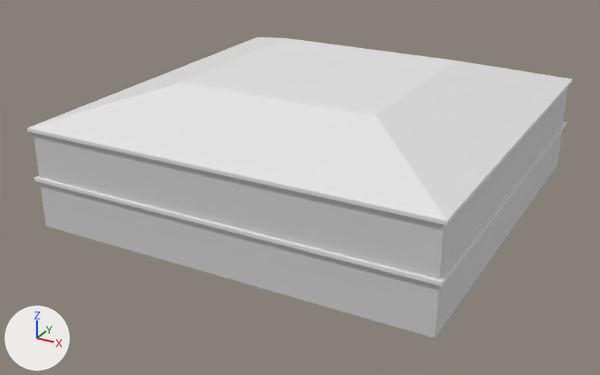
Before and after pictures for a commit that changed the FBX model src/Game/Arrow/ArrowContent/Models/Town/immeuble4.fbx.
The view is the same before and after, from a camera (50 mm lens) standing at (1.705, -1.558, 1.081) and looking at (0.569, 0.507, 0.049). Arrows for +X, +Y and +Z are at lower left; the lights stay in place. Where no turn or scale is listed for an object, it has been applied to the vertices.
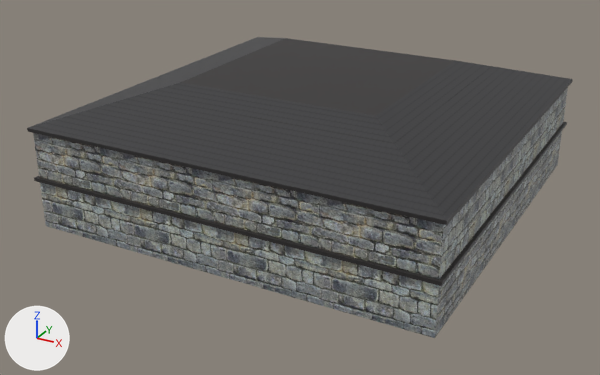
Changed parts and their boxes [x1, y1, x2, y2] in the pictures (600 x 375 px):
'Cube_002', recoloured (white to grey)
    both: [27, 37, 573, 286]
'Cube_001', recoloured, surface changed
    both: [33, 88, 568, 338]

The change, as a list of edits to the scene's bpy script:
```text
Add img_immeuble_toit_png:
    img_immeuble_toit_png = load_image('immeuble_toit.png', 'immeuble_toit.png', 1024, 1024, 'sRGB')
Add img_immeuble4_png:
    img_immeuble4_png = load_image('immeuble4.png', 'immeuble4.png', 2048, 2048, 'sRGB')
Add mat_none__immeuble_toit_png:
    mat_none__immeuble_toit_png = principled_material('None__immeuble_toit_png')
    mat_none__immeuble_toit_png.texture = img_immeuble_toit_png  # with its transparency
Add mat_material_001__immeuble4_png:
    mat_material_001__immeuble4_png = principled_material('Material_001__immeuble4_png')
    mat_material_001__immeuble4_png.texture = img_immeuble4_png  # with its transparency
Change me_cube_002:
    where me_cube_002.from_pydata(...)  # 48 vertices, 41 faces; spans x -0.01..1.21, y -0.01..1.21, z 0.145..0.4
    remove me_cube_002.materials.append(mat_none)  # white #e7e7e7
    add me_cube_002.materials.append(mat_none__immeuble_toit_png)  # picture img_immeuble_toit_png
Change me_cube_001:
    where me_cube_001.from_pydata(...)  # 8 vertices, 4 faces; spans x 0.0..1.2, y 0.0..1.2, z 0.0..0.3
    used by ob_cube_001; location = (0.0, 0.0, 0.0)
    remove me_cube_001.materials.append(mat_material_001)  # light grey #d1d1d1
    me_cube_001 part 1: texture (UV) coordinates changed
    add me_cube_001.materials.append(mat_material_001__immeuble4_png)  # picture img_immeuble4_png
```
